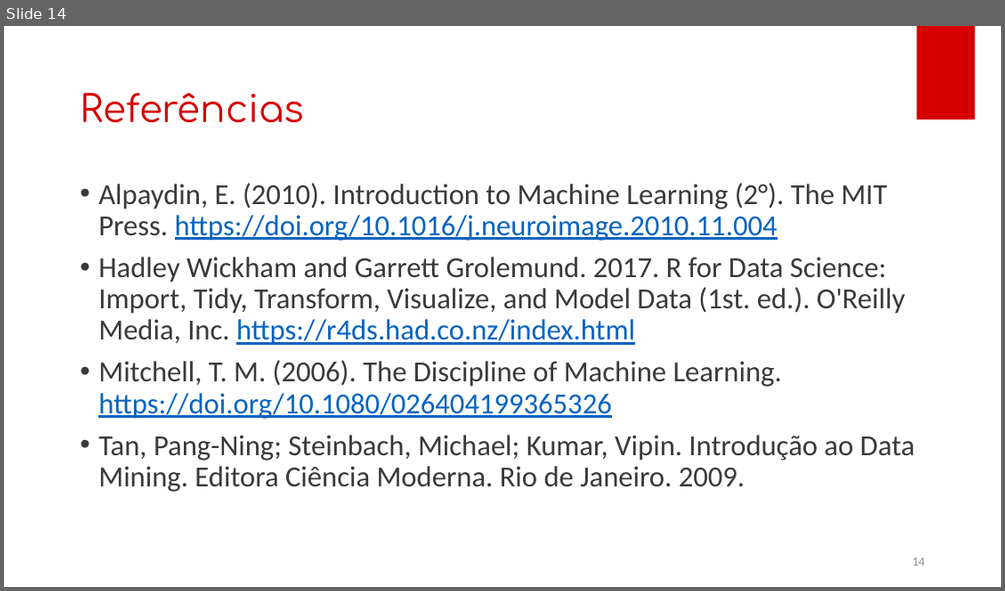
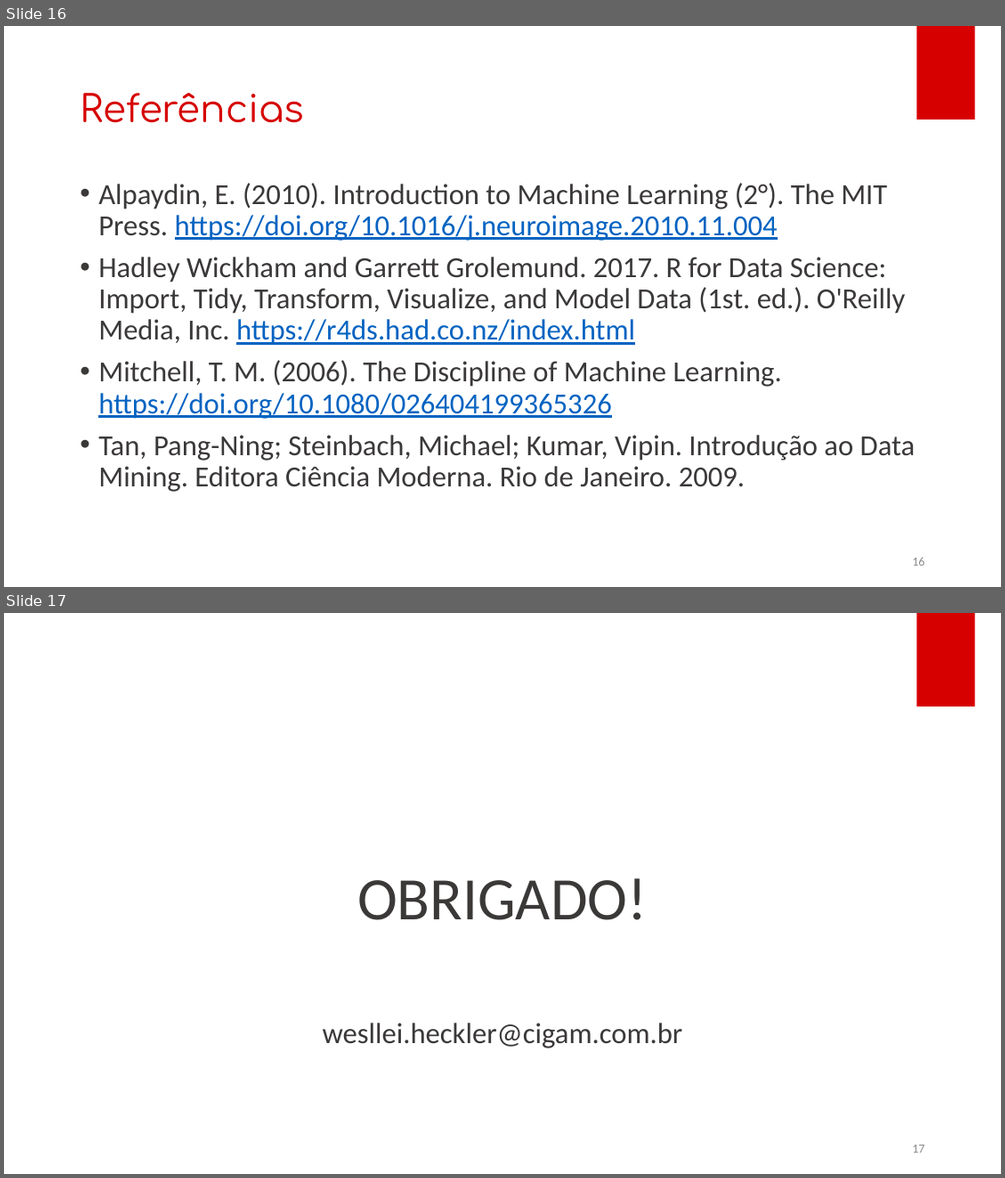
Before and after one commit to weslleiheckler/ChurnPrediction, a slide deck: DataScience.pptx. Shown one above the other, each under a label of ours: slide 14 before the commit, slides 16 and 17 after it. The pictures are 1005x591 and 1005x1178 pixels, drawn with LibreOffice and Linux fonts; fonts in the diff are those of the drawing; background and template pictures are left out. Boxes give left, top, right and bottom in pixels: in the first picture for what was removed or moved away, otherwise in the second. Text is boxed around its words. In the diff, an @@ line names an element or a change of style, - is before the commit and + after.

```diff
--- a/DataScience.pptx
+++ b/DataScience.pptx
@@ slide 17 added at [4,613,1001,1174], background #FFFFFF; not listed: 1 template element that a slide beside it also shows @@
@@ text added at [323,878,683,1048], 28 pt, text #3B3838 @@
+OBRIGADO!
+wesllei.heckler@cigam.com.br
@@ page number added at [912,1144,924,1152], 12 pt, text #8C8C8C @@
+17
@@ what was slide 14 is now slide 16 @@
@@ page number at [912,557,924,565]: text changed @@
-14
+16
```
Also in this commit, not shown: 5 slides changed, 2 other slides added, 1 slide removed, 2 other files.
